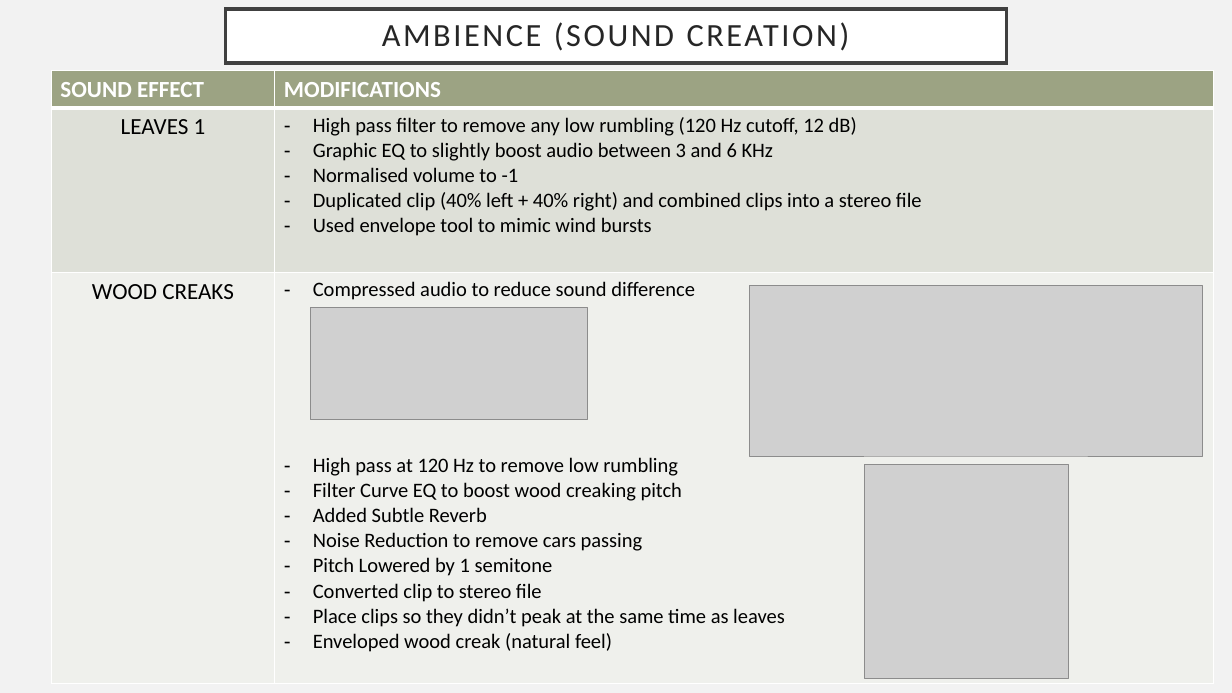
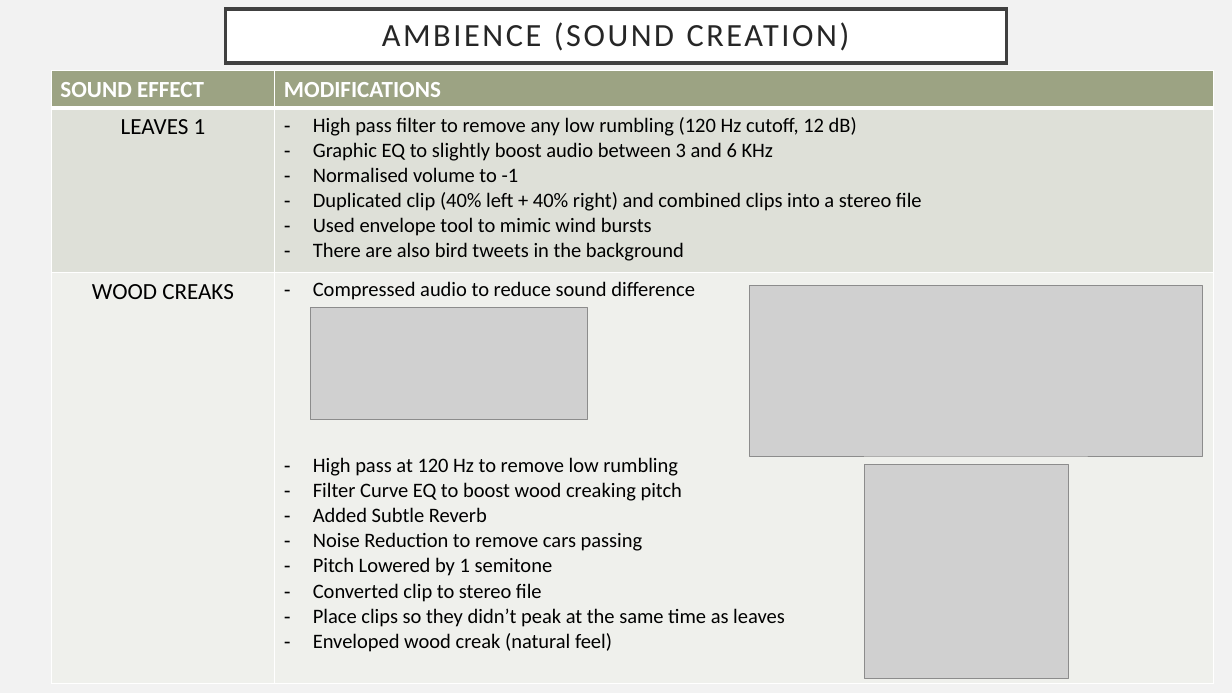
Before and after one commit to s5707515/GameAudioDesign, a slide deck: slide 13 of Assessment/GAT Slides.pptx. Drawn at 1232x693 pixels with LibreOffice and Linux fonts; fonts in the diff are those of the drawing; grey boxes stand for pictures. Boxes give left, top, right and bottom in pixels: in the first picture for what was removed or moved away, otherwise in the second. Text is boxed around its words. In the diff, an @@ line names an element or a change of style, - is before the commit and + after.

```diff
--- a/Assessment/GAT Slides.pptx
+++ b/Assessment/GAT Slides.pptx
@@ table at (51,70,1214,676) @@
-row 2, column 2: High pass filter to remove any low rumbling (120 Hz cutoff, 12 dB) / Graphic EQ to slightly boost audio between 3 and 6 KHz / Normalised volume to -1 / Duplicated clip (40% left + 40% right) and combined clips into a stereo file / Used envelope tool to mimic wind bursts
+row 2, column 2: High pass filter to remove any low rumbling (120 Hz cutoff, 12 dB) / Graphic EQ to slightly boost audio between 3 and 6 KHz / Normalised volume to -1 / Duplicated clip (40% left + 40% right) and combined clips into a stereo file / Used envelope tool to mimic wind bursts / There are also bird tweets in the background
```
Also in this commit, not shown: 5 other slides changed, 1 other file.
